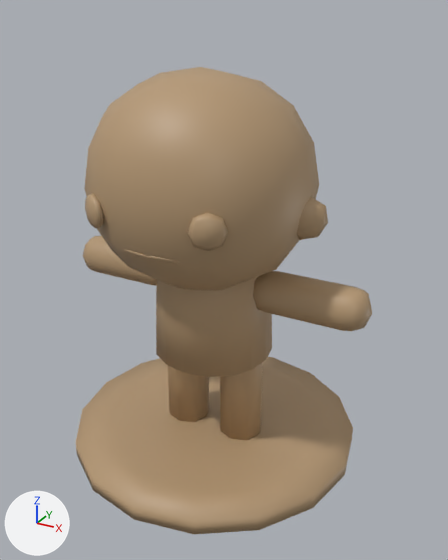
The FBX model Art Assets/MDL_Base.fbx: old version first, new version second.
Camera for both pictures: a 50 mm camera at (1.127, -1.964, 1.658) aimed at (0.054, -0.013, 0.682). The lights are fixed; the arrows at lower left show +X, +Y and +Z.

In view in the first picture: 'mesh_TOKEN_reg', 'mesh_TOKEN_reg.001'.
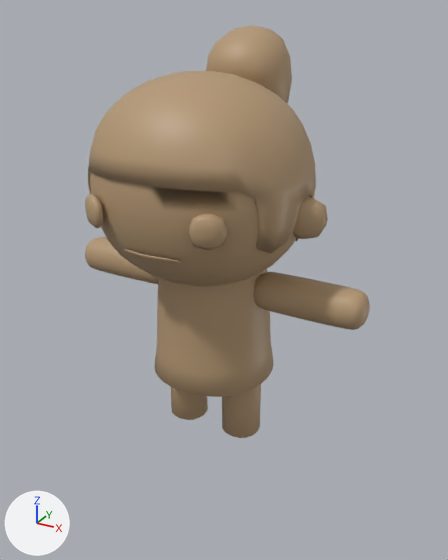
Changed parts and their boxes (x1, y1, x2, y2) in the pictures (448 x 560 px):
'mesh_TOKEN_reg', reshaped (11% taller)
    before: (83, 67, 372, 440)
    after: (85, 25, 370, 438)
'mesh_TOKEN_reg.001', deleted (beige)
    before: (76, 357, 353, 534)
part 1 of me_cylinder, rebuilt
    before: (85, 67, 319, 291)
    after: (88, 71, 316, 287)
part 2 of me_cylinder, rebuilt
    before: (253, 271, 372, 331)
    after: (254, 272, 370, 330)
part 3 of me_cylinder, rebuilt
    before: (83, 236, 157, 286)
    after: (85, 237, 159, 284)
part 4 of me_cylinder, added (beige)
    after: (206, 25, 292, 103)
part 5 of me_cylinder, built on
    before: (85, 193, 328, 440)
    after: (85, 194, 328, 438)

The change, as a diff of the scene's bpy script:
```diff
--- a/Art Assets/MDL_Base.fbx.py
+++ b/Art Assets/MDL_Base.fbx.py
@@ me_cylinder @@
 # used by ob_mesh_token_reg; location = (0.0, 0.0, 0.0)
-me_cylinder.from_pydata(...)  # 558 vertices, 536 faces; spans x -0.642..0.642, y -0.471..0.313, z 0.0..1.476
+me_cylinder.from_pydata(...)  # 2308 vertices, 2315 faces; spans x -0.628..0.628, y -0.455..0.446, z 0.0..1.596
+# me_cylinder part 1: the loose piece of 98 vertices spanning x -0.417..0.417, y -0.471..0.313, z 0.694..1.476 is rebuilt with 798 vertices and now spans x -0.405..0.405, y -0.455..0.302, z 0.711..1.463
+# me_cylinder part 2: the loose piece of 50 vertices spanning x 0.17..0.642, y -0.084..0.084, z 0.588..0.756 is rebuilt with 194 vertices and now spans x 0.184..0.628, y -0.076..0.076, z 0.596..0.748
+# me_cylinder part 3: the loose piece of 50 vertices spanning x -0.642..-0.17, y -0.084..0.084, z 0.588..0.756 is rebuilt with 194 vertices and now spans x -0.628..-0.184, y -0.076..0.076, z 0.596..0.748
+# me_cylinder part 4: a new loose piece of 98 vertices spanning x -0.165..0.165, y 0.124..0.446, z 1.21..1.596, in mat_tokentx (beige #b69975)
+# me_cylinder part 5: 235 vertices removed from x -0.472..0.472, y -0.455..0.237, z 0.0..1.094; 899 vertices added at x -0.47..0.47, y -0.453..0.246, z 0.0..1.09
 me_cylinder.materials.append(mat_tokentx)
@@ ob_mesh_token_reg_001 @@
-ob_mesh_token_reg_001 = bpy.data.objects.new('mesh_TOKEN_reg.001', me_cylinder_001)
-ob_mesh_token_reg_001.location = (0.0, 0.0, 0.0)
```
